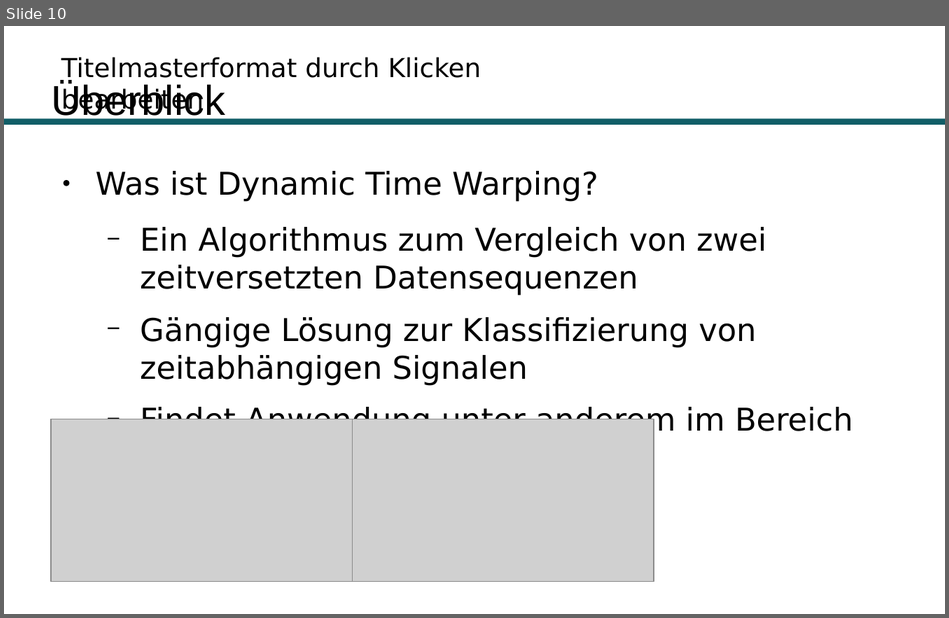
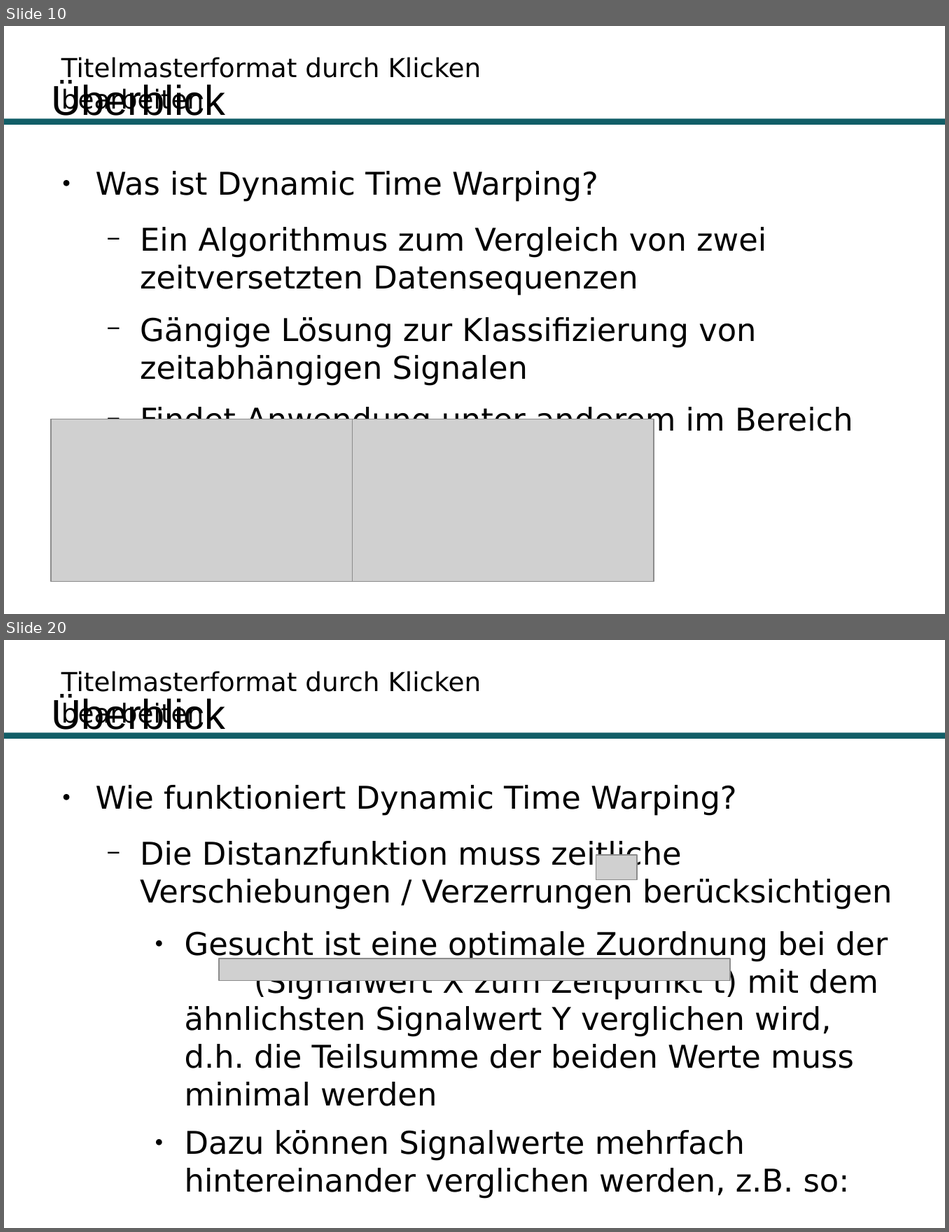
Before and after one commit to Hirnschwamm/DTW, a slide deck: Präsentation.odp. Shown one above the other, each under a label of ours: slide 10 before the commit, slides 10 and 20 after it; the slides between them are not shown. The pictures are 949x618 and 949x1232 pixels, drawn with LibreOffice and Linux fonts; fonts in the diff are those of the drawing; grey boxes stand for pictures; background and template pictures are left out. Boxes give left, top, right and bottom in pixels: in the first picture for what was removed or moved away, otherwise in the second. Text is boxed around its words. In the diff, an @@ line names an element or a change of style, - is before the commit and + after.

Commit message:
Presentation

```diff
--- a/Präsentation.odp
+++ b/Präsentation.odp
@@ slide 20 added at [4,640,945,1228], background #FFFFFF; not listed: 2 template elements that a slide beside it also shows @@
@@ title added at [51,695,225,737], 32 pt, text #000000 @@
+Überblick
@@ text added at [96,785,892,1199], 24 pt, text #000000 @@
+● Wie funktioniert Dynamic Time Warping?
+  − Die Distanzfunktion muss zeitliche Verschiebungen / Verzerrungen berücksichtigen
+    ● Gesucht ist eine optimale Zuordnung bei der (Signalwert X zum Zeitpunkt t) mit dem ähnlichsten Signalwert Y verglichen wird, d.h. die Teilsumme der beiden Werte muss minimal werden
+    ● Dazu können Signalwerte mehrfach hintereinander verglichen werden, z.B. so:
@@ picture added at [596,854,638,880] @@
@@ picture added at [218,959,729,982] @@
```
Also in this commit, not shown: 6 slides changed, 10 other slides added.
